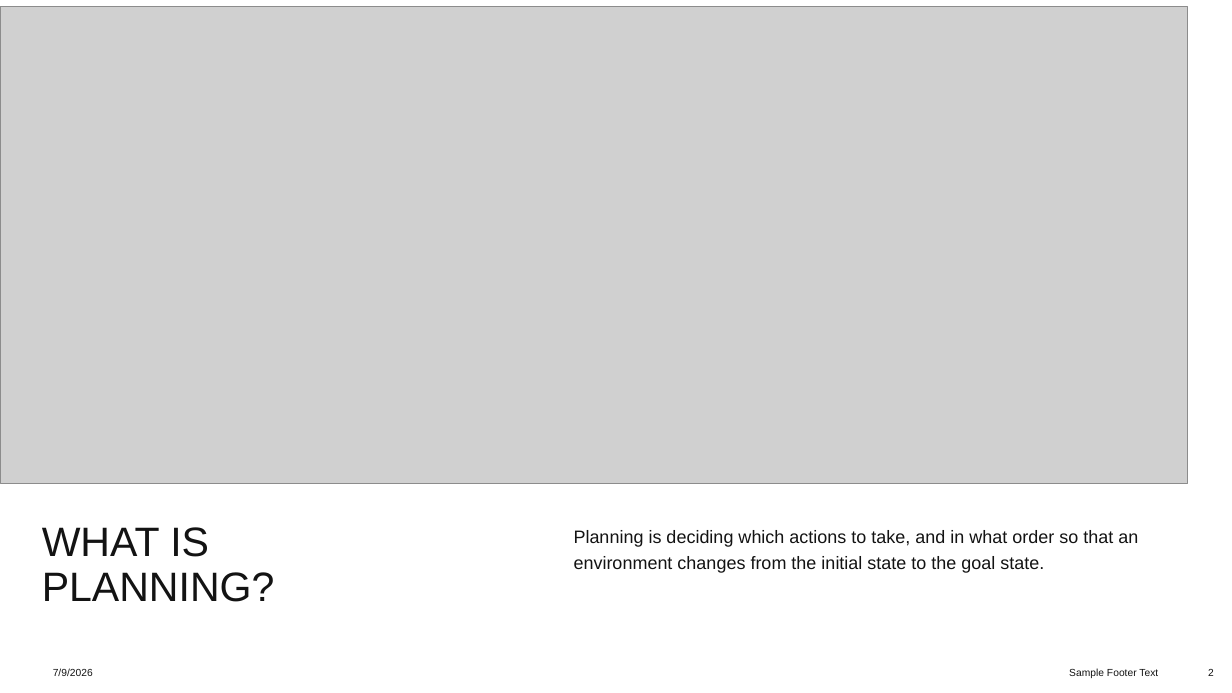
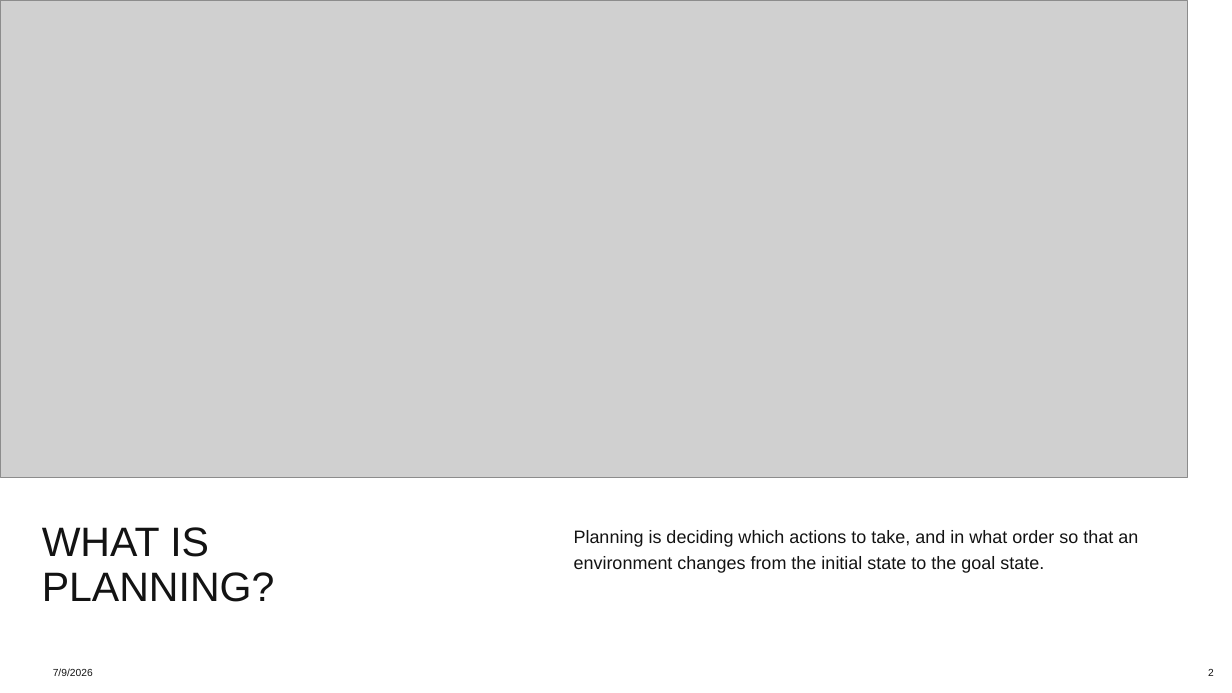
Before and after one commit to diankruger/4th-year-project, a slide deck: slide 2 of Slides.pptx. Drawn at 1232x693 pixels with LibreOffice and Linux fonts; fonts in the diff are those of the drawing; grey boxes stand for pictures. Boxes give left, top, right and bottom in pixels: in the first picture for what was removed or moved away, otherwise in the second. Text is boxed around its words. In the diff, an @@ line names an element or a change of style, - is before the commit and + after.

```diff
--- a/Slides.pptx
+++ b/Slides.pptx
@@ picture: place and size @@
-picture at <box>0,6,1188,484</box>
+picture at <box>0,0,1188,478</box>
@@ text removed at <box>1069,669,1158,678</box> @@
-Sample Footer Text
```
Also in this commit, not shown: 8 other slides changed, 5 slides added, 8 slides removed, 1 other file.
